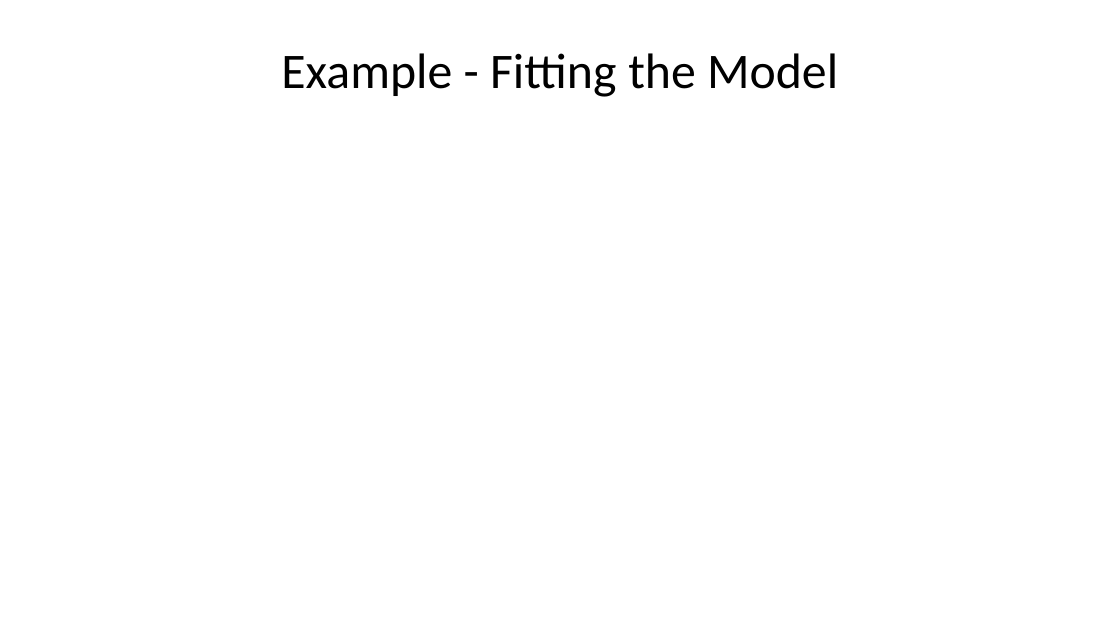
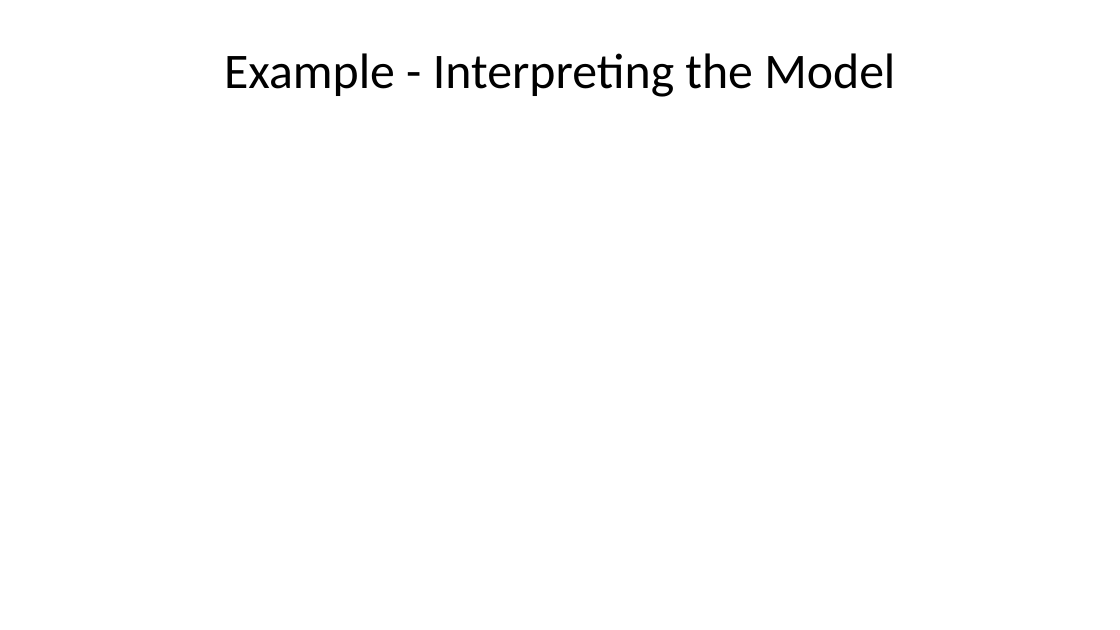
Before and after one commit to StephenElston/CSCI-E-83, a slide deck: slide 28 of LectureSlides/08_IntroductionToLinearModels.pptx (slide 27 before the commit). Drawn at 1120x630 pixels with LibreOffice and Linux fonts; fonts in the diff are those of the drawing; grey boxes stand for pictures. Boxes give left, top, right and bottom in pixels: in the first picture for what was removed or moved away, otherwise in the second. Text is boxed around its words. In the diff, an @@ line names an element or a change of style, - is before the commit and + after.

```diff
--- a/LectureSlides/08_IntroductionToLinearModels.pptx
+++ b/LectureSlides/08_IntroductionToLinearModels.pptx
@@ title at bbox=[224, 53, 895, 97]: text changed @@
-Example - Fitting the Model
+Example - Interpreting the Model
```
Also in this commit, not shown: 10 other slides changed, 1 slide added, 1 slide removed.
